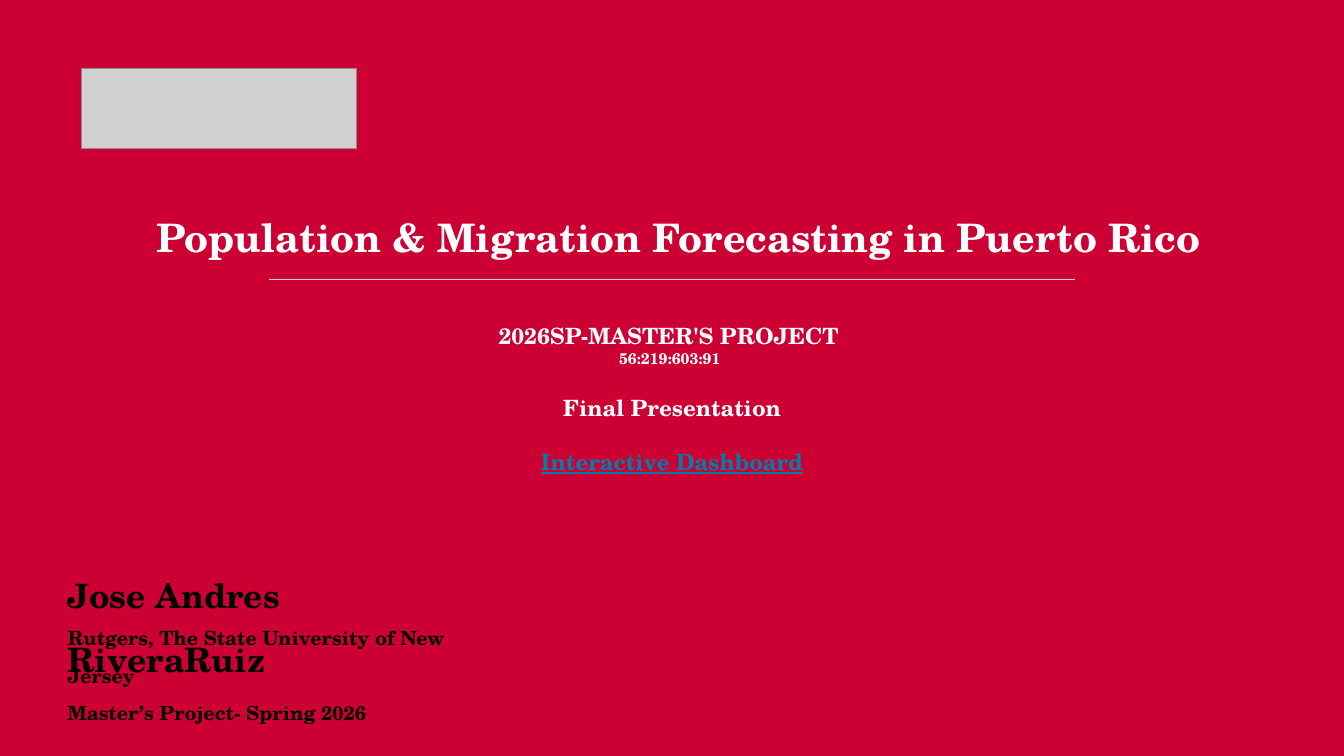
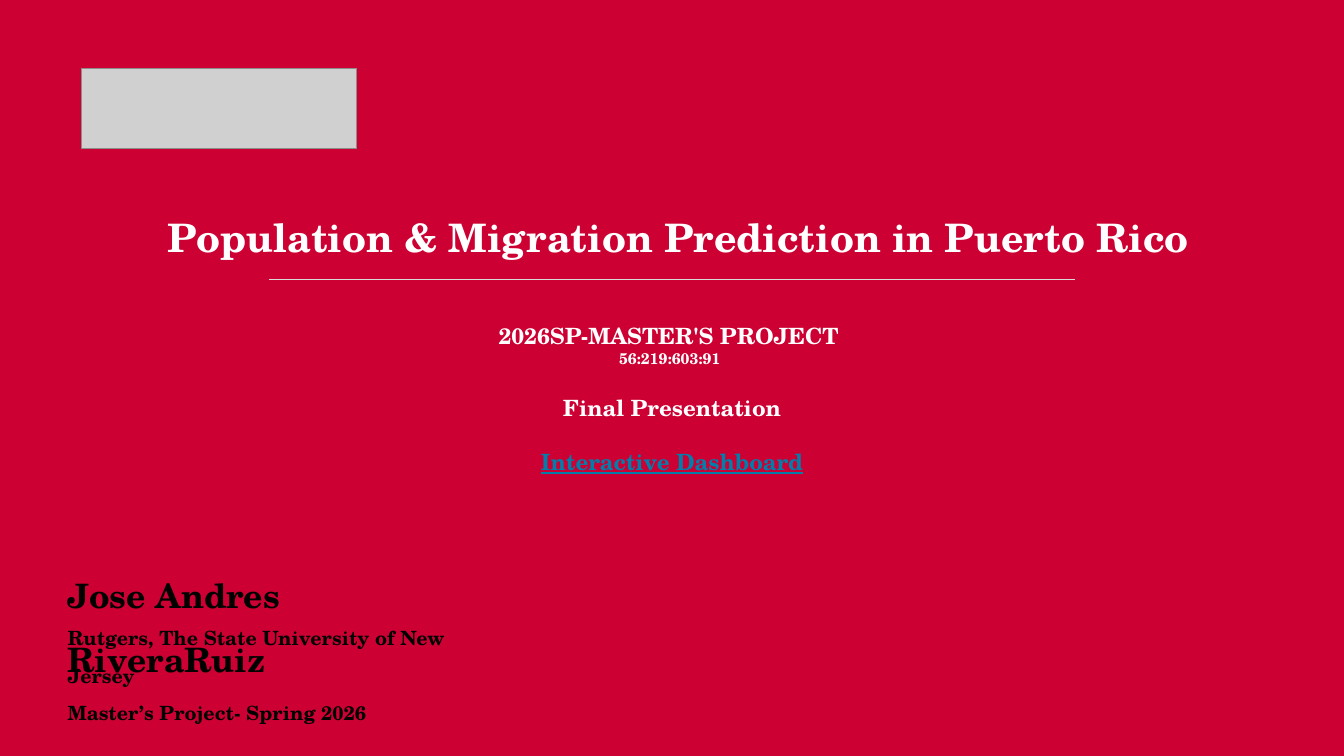
Before and after one commit to Venettov/CAPSTONE_DATA_SCIENCE_RIVERARUIZ, a slide deck: slide 1 of project_reports/Final Presentation/Final_Presentation_Riveraruiz.pptx. Drawn at 1344x756 pixels with LibreOffice and Linux fonts; fonts in the diff are those of the drawing; grey boxes stand for pictures. Boxes give left, top, right and bottom in pixels: in the first picture for what was removed or moved away, otherwise in the second. Text is boxed around its words. In the diff, an @@ line names an element or a change of style, - is before the commit and + after.

```diff
--- a/project_reports/Final Presentation/Final_Presentation_Riveraruiz.pptx
+++ b/project_reports/Final Presentation/Final_Presentation_Riveraruiz.pptx
@@ text at [168,223,1189,260]: text changed @@
-Population & Migration Forecasting in Puerto Rico
+Population & Migration Prediction in Puerto Rico
```
Also in this commit, not shown: 4 other files.
